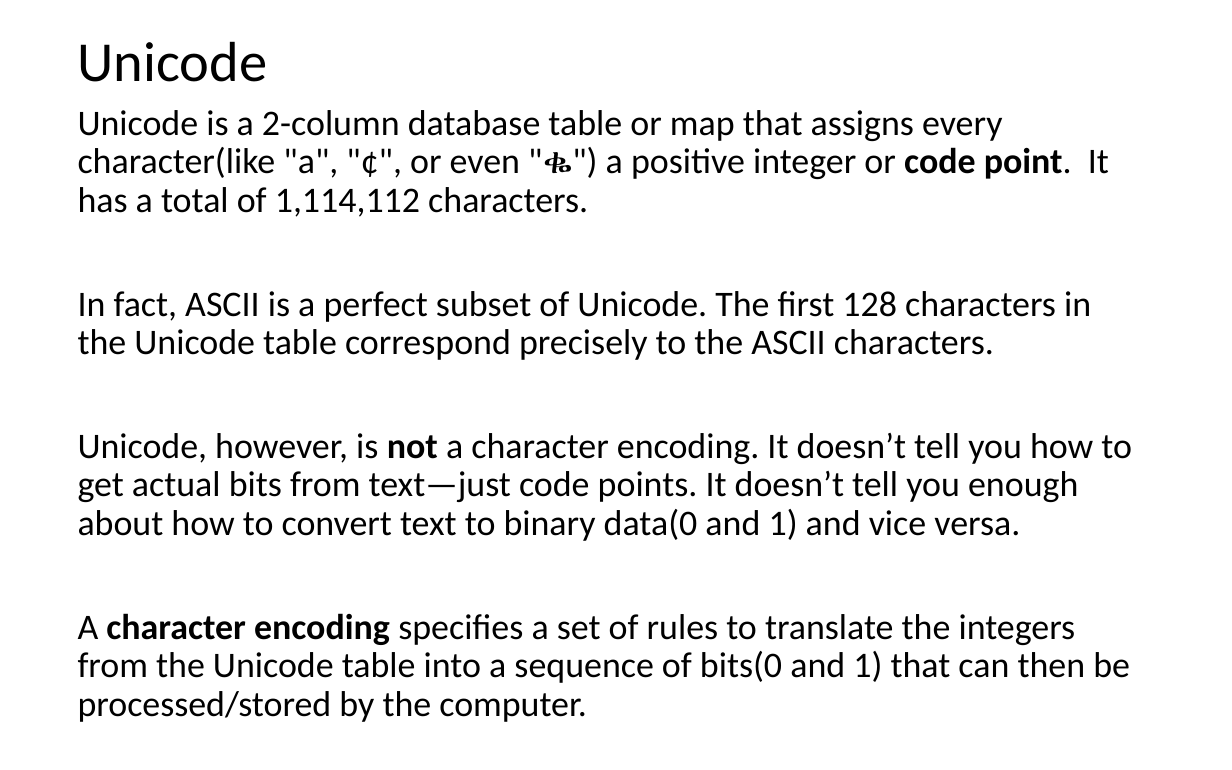
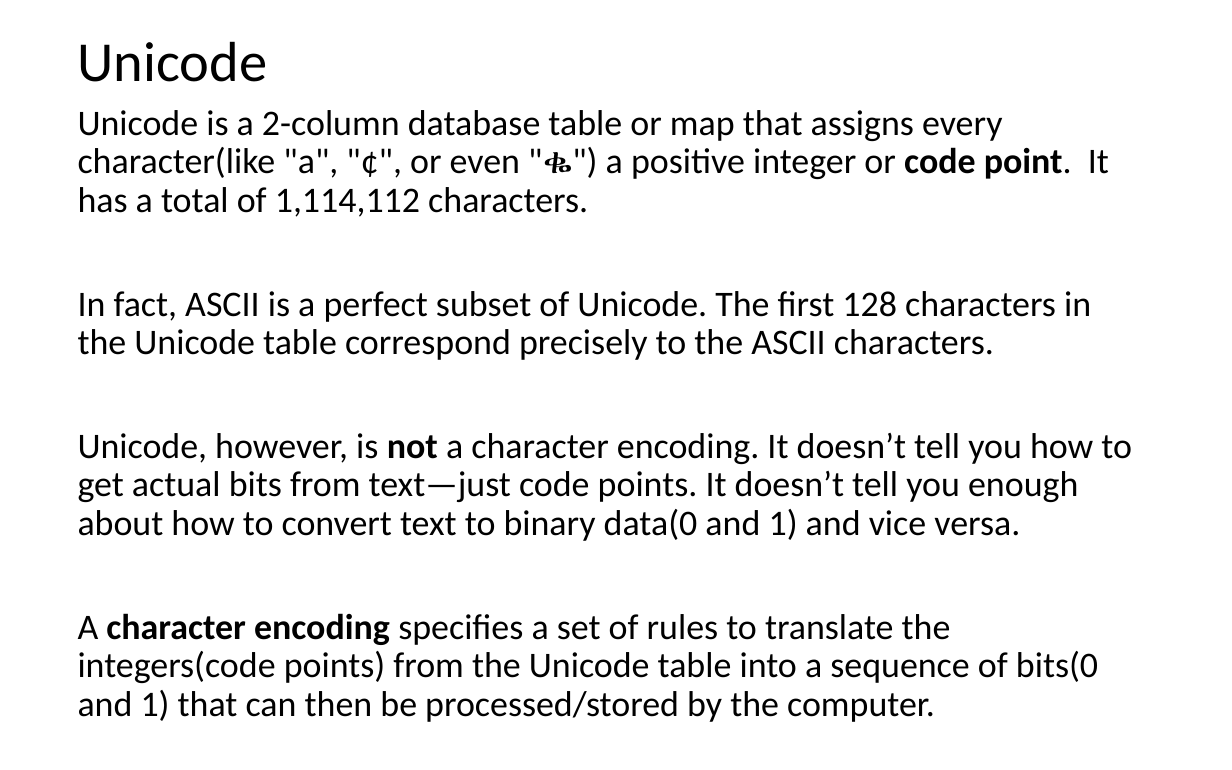
Before and after one commit to LongBaoNguyen/longbaonguyen.github.io, a slide deck: slide 4 of courses/apcsp/lect13.pptx. Drawn at 1232x770 pixels with LibreOffice and Linux fonts; fonts in the diff are those of the drawing. Boxes give left, top, right and bottom in pixels: in the first picture for what was removed or moved away, otherwise in the second. Text is boxed around its words. In the diff, an @@ line names an element or a change of style, - is before the commit and + after.

```diff
--- a/courses/apcsp/lect13.pptx
+++ b/courses/apcsp/lect13.pptx
@@ text at <box>78,613,1098,722</box>: text changed @@
-A character encoding specifies a set of rules to translate the integers from the Unicode table into a sequence of bits(0 and 1) that can then be processed/stored by the computer.
+A character encoding specifies a set of rules to translate the integers(code points) from the Unicode table into a sequence of bits(0 and 1) that can then be processed/stored by the computer.
```
Also in this commit, not shown: 7 other slides changed, 2 slides added, 6 other files.
